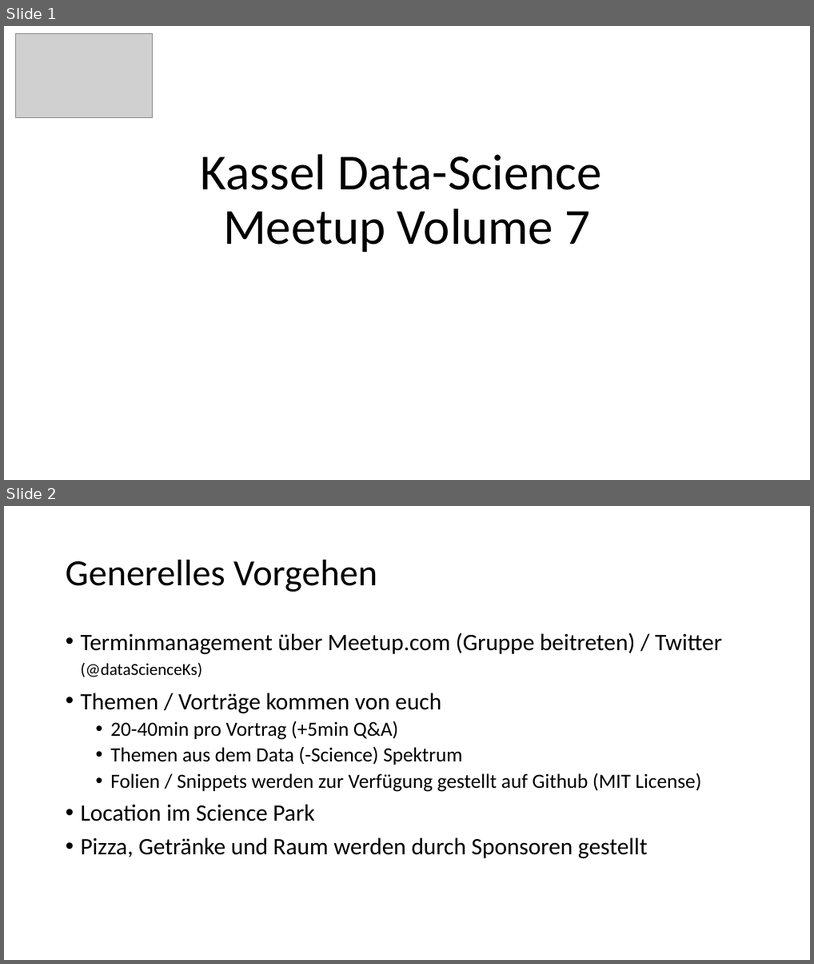
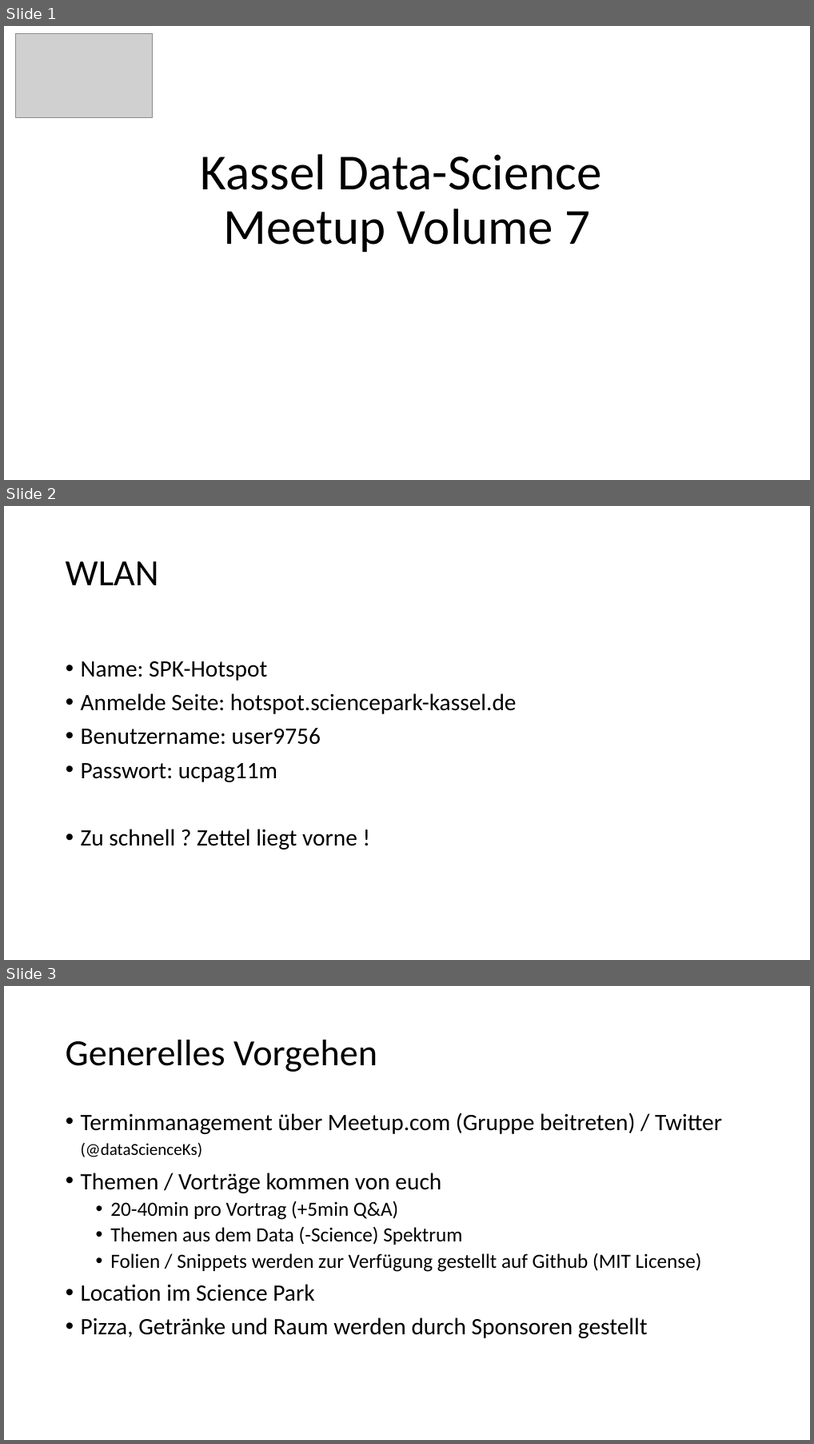
Before and after one commit to akohout/kassel-data-science-meetup, a slide deck: 2019-02-19/1_intro/intro.pptx. Shown one above the other, each under a label of ours: slides 1 and 2 before the commit, slides 1, 2 and 3 after it. The pictures are 814x964 and 814x1444 pixels, drawn with LibreOffice and Linux fonts; fonts in the diff are those of the drawing; grey boxes stand for pictures. Boxes give left, top, right and bottom in pixels: in the first picture for what was removed or moved away, otherwise in the second. Text is boxed around its words. In the diff, an @@ line names an element or a change of style, - is before the commit and + after.

```diff
--- a/2019-02-19/1_intro/intro.pptx
+++ b/2019-02-19/1_intro/intro.pptx
@@ slide 2 added at [4,506,810,960], background #FFFFFF @@
@@ text added at [66,561,159,585], 44 pt, text #000000 @@
+WLAN
@@ text added at [81,661,517,849], 28 pt, text #000000 @@
+• Name: SPK-Hotspot
+• Anmelde Seite: hotspot.sciencepark-kassel.de
+• Benutzername: user9756
+• Passwort: ucpag11m
+• Zu schnell ? Zettel liegt vorne !
@@ what was slide 2 is now slide 3 @@
```
Also in this commit, not shown: 1 other file.
